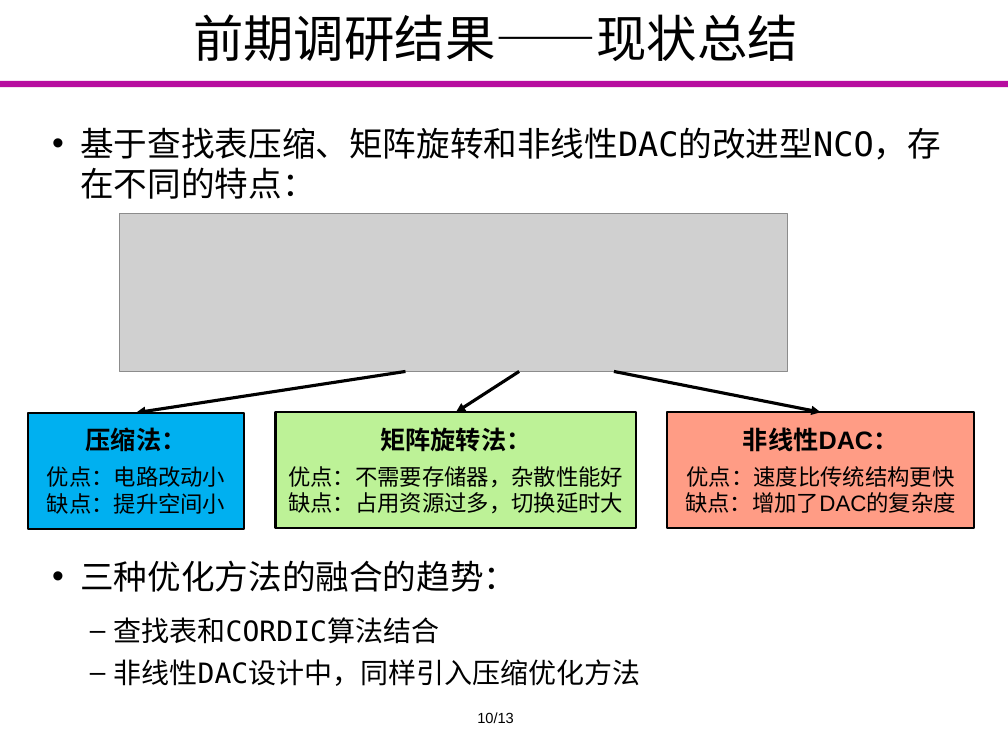
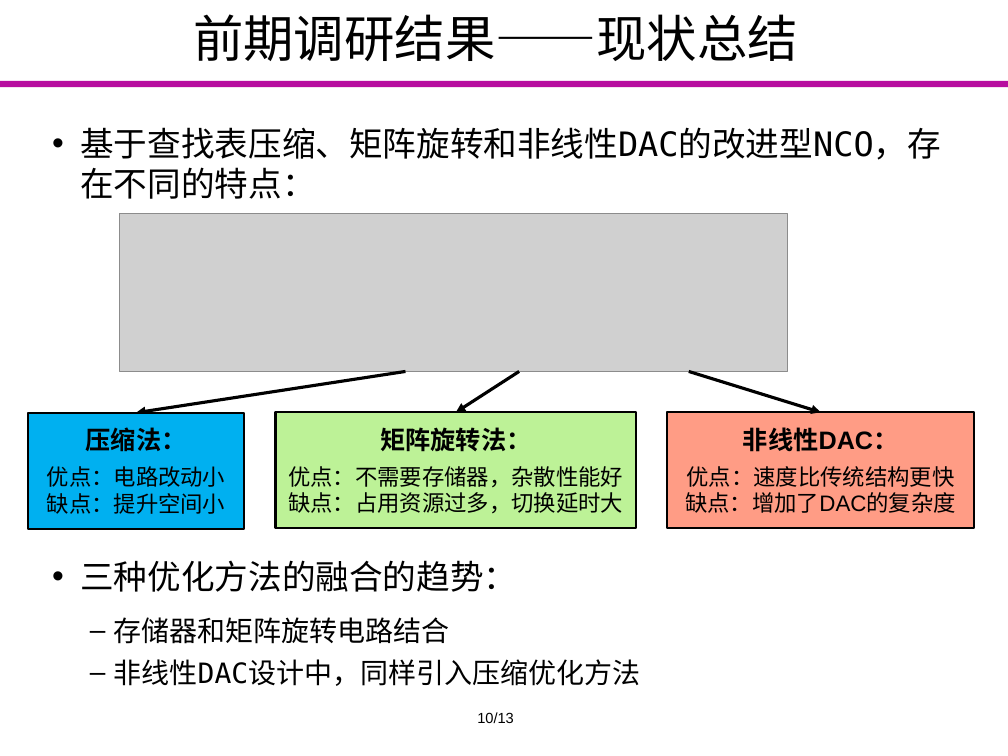
Before and after one commit to Markov2016/kaiti, a slide deck: slide 10 of ppt/yyx_v1.1.pptx. Drawn at 1008x756 pixels with LibreOffice and Linux fonts; fonts in the diff are those of the drawing; grey boxes stand for pictures; background and template pictures are left out. Boxes give left, top, right and bottom in pixels: in the first picture for what was removed or moved away, otherwise in the second. Text is boxed around its words. In the diff, an @@ line names an element or a change of style, - is before the commit and + after.

```diff
--- a/ppt/yyx_v1.1.pptx
+++ b/ppt/yyx_v1.1.pptx
@@ arrow moved from (614, 372) - (821, 412) to (688, 372) - (821, 412) @@
@@ text at <box>113,617,449,644</box>: text changed @@
-  – 查找表和CORDIC算法结合
+  – 存储器和矩阵旋转电路结合
```
Also in this commit, not shown: 3 other slides changed.
